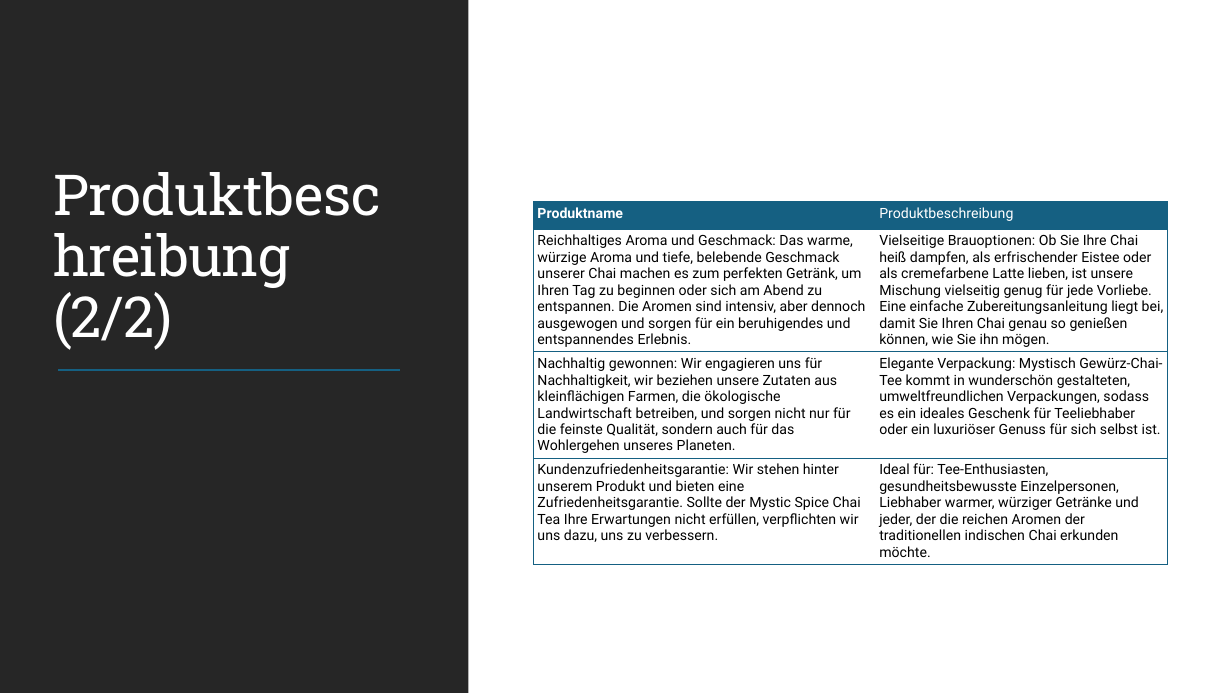
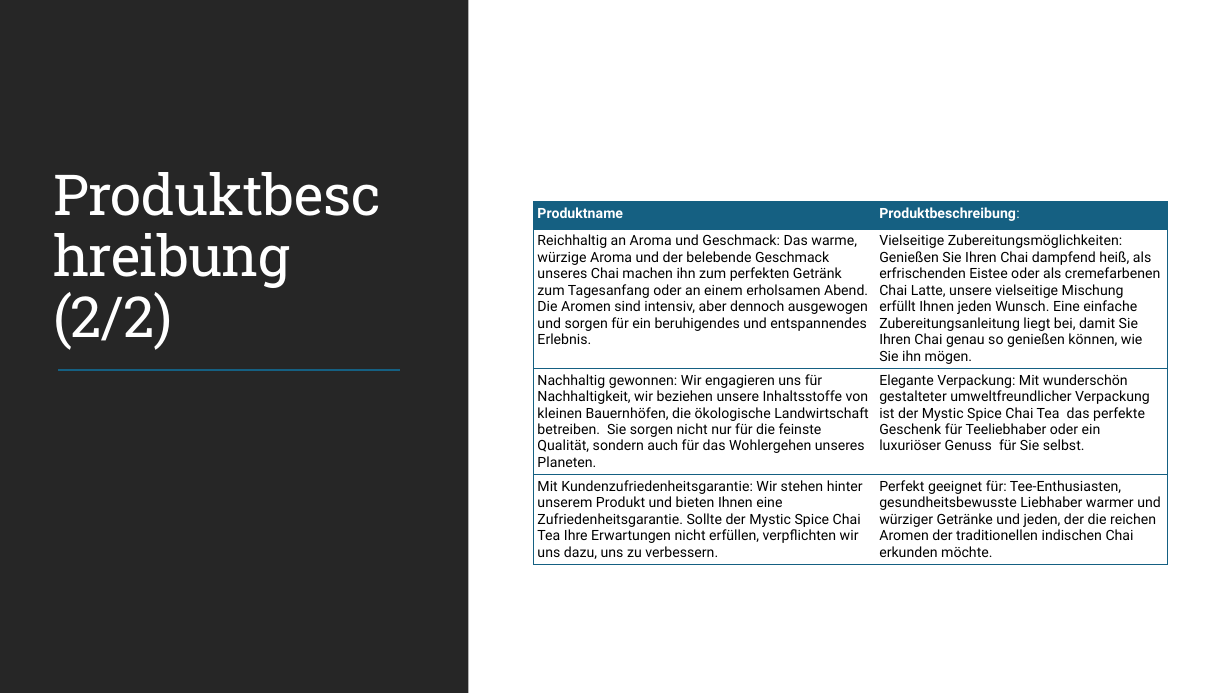
Before and after one commit to MicrosoftLearning/MS-4004-Empower-workforce-copilot-use-cases.de-de, a slide deck: slide 6 of ResourceFiles/Mystic Spice Premium Chai Market Analysis Presentation.pptx. Drawn at 1232x693 pixels with LibreOffice and Linux fonts; fonts in the diff are those of the drawing. Boxes give left, top, right and bottom in pixels: in the first picture for what was removed or moved away, otherwise in the second. Text is boxed around its words. In the diff, an @@ line names an element or a change of style, - is before the commit and + after.

```diff
--- a/ResourceFiles/Mystic Spice Premium Chai Market Analysis Presentation.pptx
+++ b/ResourceFiles/Mystic Spice Premium Chai Market Analysis Presentation.pptx
@@ table at (534, 201, 1168, 624) @@
-row 1, column 2: Produktbeschreibung
+row 1, column 2: Produktbeschreibung:
-row 2, column 1: Reichhaltiges Aroma und Geschmack: Das warme, würzige Aroma und tiefe, belebende Geschmack unserer Chai machen es zum perfekten Getränk, um Ihren Tag zu beginnen oder sich am Abend zu entspannen. Die Aromen sind intensiv, aber dennoch ausgewogen und sorgen für ein beruhigendes und entspannendes Erlebnis.
+row 2, column 1: Reichhaltig an Aroma und Geschmack: Das warme, würzige Aroma und der belebende Geschmack unseres Chai machen ihn zum perfekten Getränk zum Tagesanfang oder an einem erholsamen Abend. Die Aromen sind intensiv, aber dennoch ausgewogen und sorgen für ein beruhigendes und entspannendes Erlebnis.
-row 2, column 2: Vielseitige Brauoptionen: Ob Sie Ihre Chai heiß dampfen, als erfrischender Eistee oder als cremefarbene Latte lieben, ist unsere Mischung vielseitig genug für jede Vorliebe. Eine einfache Zubereitungsanleitung liegt bei, damit Sie Ihren Chai genau so genießen können, wie Sie ihn mögen.
+row 2, column 2: Vielseitige Zubereitungsmöglichkeiten: Genießen Sie Ihren Chai dampfend heiß, als erfrischenden Eistee oder als cremefarbenen Chai Latte, unsere vielseitige Mischung erfüllt Ihnen jeden Wunsch. Eine einfache Zubereitungsanleitung liegt bei, damit Sie Ihren Chai genau so genießen können, wie Sie ihn mögen.
-row 3, column 1: Nachhaltig gewonnen: Wir engagieren uns für Nachhaltigkeit, wir beziehen unsere Zutaten aus kleinflächigen Farmen, die ökologische Landwirtschaft betreiben, und sorgen nicht nur für die feinste Qualität, sondern auch für das Wohlergehen unseres Planeten.
+row 3, column 1: Nachhaltig gewonnen: Wir engagieren uns für Nachhaltigkeit, wir beziehen unsere Inhaltsstoffe von kleinen Bauernhöfen, die ökologische Landwirtschaft betreiben. Sie sorgen nicht nur für die feinste Qualität, sondern auch für das Wohlergehen unseres Planeten.
-row 3, column 2: Elegante Verpackung: Mystisch Gewürz-Chai-Tee kommt in wunderschön gestalteten, umweltfreundlichen Verpackungen, sodass es ein ideales Geschenk für Teeliebhaber oder ein luxuriöser Genuss für sich selbst ist.
+row 3, column 2: Elegante Verpackung: Mit wunderschön gestalteter umweltfreundlicher Verpackung ist der Mystic Spice Chai Tea das perfekte Geschenk für Teeliebhaber oder ein luxuriöser Genuss für Sie selbst.
-row 4, column 1: Kundenzufriedenheitsgarantie: Wir stehen hinter unserem Produkt und bieten eine Zufriedenheitsgarantie. Sollte der Mystic Spice Chai Tea Ihre Erwartungen nicht erfüllen, verpflichten wir uns dazu, uns zu verbessern.
+row 4, column 1: Mit Kundenzufriedenheitsgarantie: Wir stehen hinter unserem Produkt und bieten Ihnen eine Zufriedenheitsgarantie. Sollte der Mystic Spice Chai Tea Ihre Erwartungen nicht erfüllen, verpflichten wir uns dazu, uns zu verbessern.
-row 4, column 2: Ideal für: Tee-Enthusiasten, gesundheitsbewusste Einzelpersonen, Liebhaber warmer, würziger Getränke und jeder, der die reichen Aromen der traditionellen indischen Chai erkunden möchte.
+row 4, column 2: Perfekt geeignet für: Tee-Enthusiasten, gesundheitsbewusste Liebhaber warmer und würziger Getränke und jeden, der die reichen Aromen der traditionellen indischen Chai erkunden möchte.
```
Also in this commit, not shown: 6 other slides changed, 29 other files.
